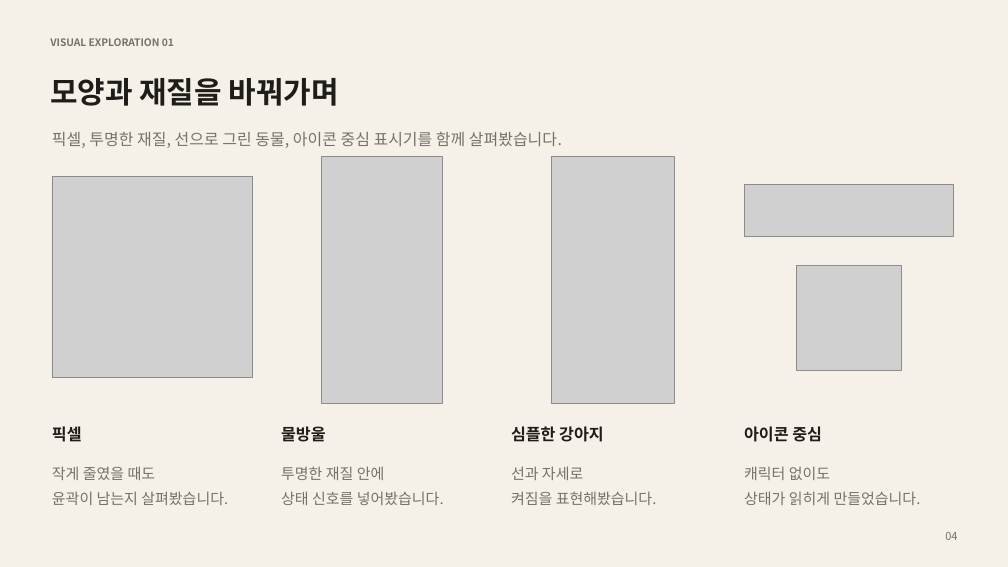
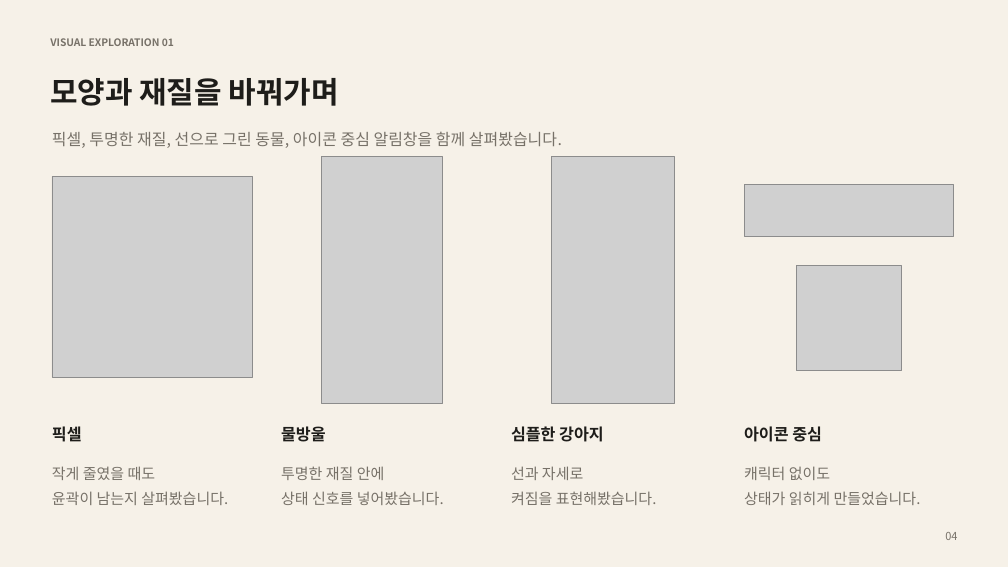
Before and after one commit to arajung-hub/on-air-companion, a slide deck: slide 5 of presentation/On-Air-Companion.pptx. Drawn at 1008x567 pixels with LibreOffice and Linux fonts; fonts in the diff are those of the drawing; grey boxes stand for pictures. Boxes give left, top, right and bottom in pixels: in the first picture for what was removed or moved away, otherwise in the second. Text is boxed around its words. In the diff, an @@ line names an element or a change of style, - is before the commit and + after.

Commit message:
Refine notification wording and simplify the presentation cover

```diff
--- a/presentation/On-Air-Companion.pptx
+++ b/presentation/On-Air-Companion.pptx
@@ text at (52, 132, 562, 148): text changed @@
-픽셀, 투명한 재질, 선으로 그린 동물, 아이콘 중심 표시기를 함께 살펴봤습니다.
+픽셀, 투명한 재질, 선으로 그린 동물, 아이콘 중심 알림창을 함께 살펴봤습니다.
```
Also in this commit, not shown: 4 other slides changed, 2 other files.
